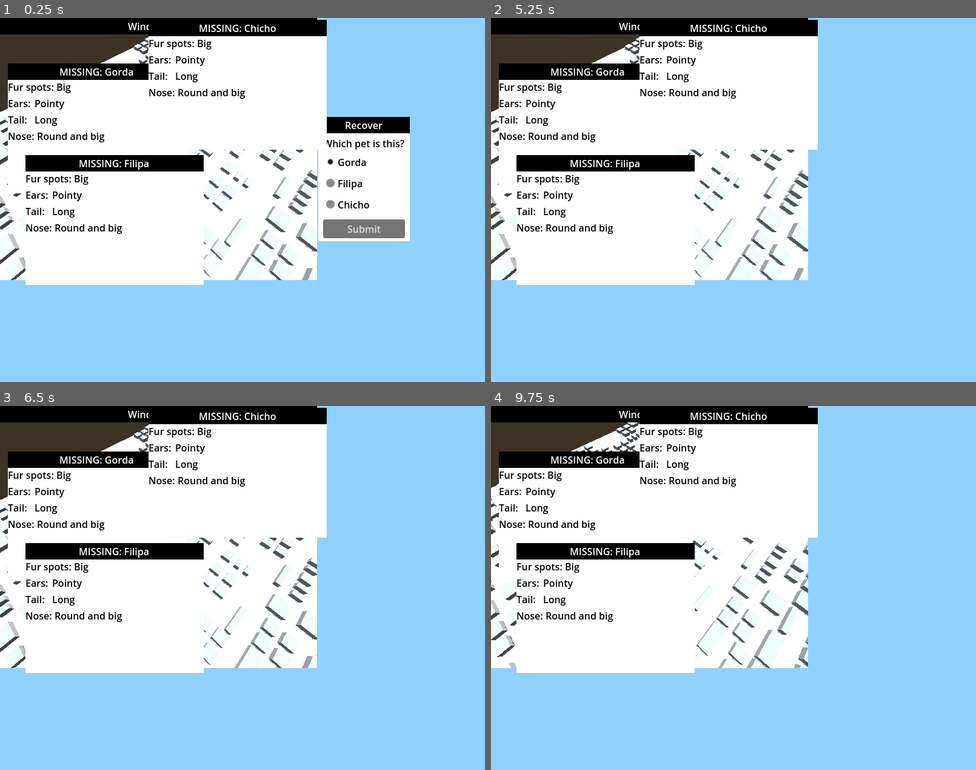
Above: before the commit, frames 1-4 (two rows, left to right).
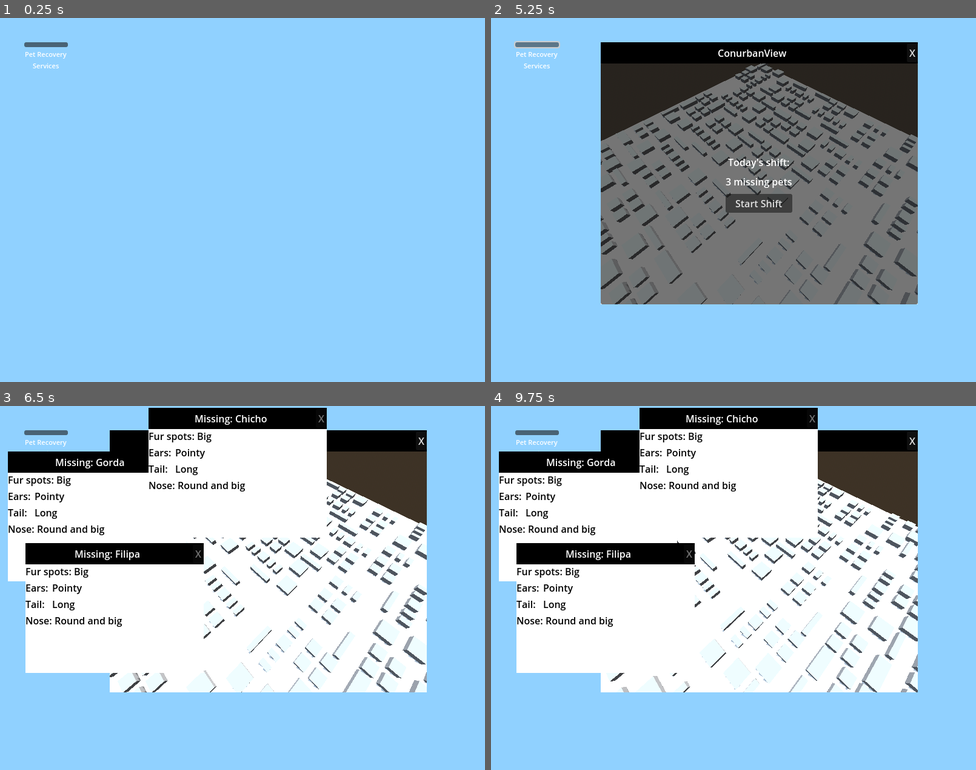
Above: after the commit, the same moments.

Repository: cc-dan/prs
Game: Godot game, scene res://scenes/desktop.tscn
Two runs of this game, one before a commit and one after it. Both use one fixed random seed, a clock stepped at 60 frames per second and the inputs below.
Inputs (mouse positions are in pixels of both pictures, inside the frame that each line leads up to):
- Up to frame 1 (0.25 s): no input
- Up to frame 2 (5.25 s): click (539, 43) at 0.52 s; click (912, 54) at 1.25 s, where only the run after the commit has a clickable "X"; click (854, 163) at 2 s, where only the run before the commit has a clickable "Gorda"; click (854, 181) at 2.75 s, where only the run before the commit has a clickable "Filipa"; click (854, 203) at 3.5 s, where only the run before the commit has a clickable "Chicho"; click (854, 229) at 4.25 s, where only the run before the commit has a clickable "Submit"; click (539, 43) at 5.02 s
- Up to frame 3 (6.5 s): click (266, 591) at 5.75 s, where only the run after the commit has a clickable "Start Shift"
- Up to frame 4 (9.75 s): click (539, 431) at 6.52 s; tap Enter at 7.25, 8.75 s; move the mouse to (840, 569) at 7.27 s; click (840, 569) at 7.42 s; tap Space at 8, 9.5 s; drag from (636, 606) to (709, 660) at 8.02 s; move the mouse to (782, 507) at 8.77 s; click (782, 507) at 8.92 s; drag from (709, 660) to (588, 533) at 9.52 s

The runs differ from the first frame. In frame 1, 55% of the frame differs, in the area x 0-85%, y 0-74%; in frame 2, 66%, in the area x 0-88%, y 0-79%; in frame 3, 30%; in frame 4, 30%.

Commit message:
Ventanas de pueden cerrar, lógica de gameplay loop inicial, íconos de escritorio

Diff:
--- a/scenes/desktop.tscn
+++ b/scenes/desktop.tscn
@@ -1,7 +1,8 @@
-[gd_scene load_steps=4 format=3 uid="uid://brix0jw77qnpr"]
+[gd_scene load_steps=5 format=3 uid="uid://brix0jw77qnpr"]
 
 [ext_resource type="Script" uid="uid://dl8jk7ycf4dcs" path="res://scripts/desktop.gd" id="1_81rff"]
 [ext_resource type="PackedScene" uid="uid://xgji17ywxot7" path="res://scenes/window/window_recovery.tscn" id="2_7gre8"]
+[ext_resource type="Texture2D" uid="uid://3ovlcv87urfh" path="res://scenes/images/saul.png" id="4_dcrhm"]
 [ext_resource type="PackedScene" uid="uid://bdjxhb4yyqceu" path="res://scenes/window/window_world_view.tscn" id="4_ox5hf"]
 
 [node name="Desktop" type="Node2D"]
@@ -12,6 +13,37 @@
 offset_bottom = 600.0
 color = Color(0.564706, 0.819608, 1, 1)
 
+[node name="Icon" type="Control" parent="."]
+layout_mode = 3
+anchors_preset = 15
+anchor_right = 1.0
+anchor_bottom = 1.0
+offset_left = 40.0
+offset_top = 40.0
+offset_right = 40.0
+offset_bottom = 40.0
+grow_horizontal = 2
+grow_vertical = 2
+
+[node name="VBoxContainer" type="VBoxContainer" parent="Icon"]
+layout_mode = 0
+offset_right = 72.0
+offset_bottom = 151.0
+
+[node name="Button" type="Button" parent="Icon/VBoxContainer"]
+unique_name_in_owner = true
+layout_mode = 2
+icon = ExtResource("4_dcrhm")
+
+[node name="Label" type="Label" parent="Icon/VBoxContainer"]
+unique_name_in_owner = true
+custom_minimum_size = Vector2(32, 0)
+layout_mode = 2
+theme_override_font_sizes/font_size = 11
+text = "Pet Recovery Services"
+horizontal_alignment = 1
+autowrap_mode = 2
+
 [node name="Main" type="Control" parent="."]
 layout_mode = 3
 anchors_preset = 0
@@ -19,8 +51,16 @@
 offset_bottom = 40.0
 
 [node name="WorldViewWindow" parent="Main" instance=ExtResource("4_ox5hf")]
+unique_name_in_owner = true
+visible = false
+layout_mode = 0
+offset_left = 181.0
+offset_top = 40.0
+offset_right = 704.0
+offset_bottom = 472.0
 
 [node name="Secondary" type="Control" parent="."]
+visible = false
 layout_mode = 3
 anchors_preset = 0
 offset_right = 40.0
@@ -28,7 +68,12 @@
 
 [node name="RecoveryWindow" parent="Secondary" instance=ExtResource("2_7gre8")]
 unique_name_in_owner = true
+visible = false
+layout_mode = 0
 offset_left = 525.0
 offset_top = 163.0
 offset_right = 676.0
 offset_bottom = 347.0
+
+[connection signal="pressed" from="Icon/VBoxContainer/Button" to="." method="_on_world_view_icon_pressed"]
+[connection signal="game_started" from="Main/WorldViewWindow" to="." method="_on_world_view_window_game_started"]
--- a/scenes/window/window.tscn
+++ b/scenes/window/window.tscn
@@ -26,10 +26,21 @@
 theme_override_constants/margin_top = 2
 theme_override_constants/margin_bottom = 2
 
-[node name="Title" type="Label" parent="HBoxContainer/TitleBar/MarginContainer"]
+[node name="HBoxContainer" type="HBoxContainer" parent="HBoxContainer/TitleBar/MarginContainer"]
+layout_direction = 2
 layout_mode = 2
-size_flags_horizontal = 4
+
+[node name="Title" type="Label" parent="HBoxContainer/TitleBar/MarginContainer/HBoxContainer"]
+unique_name_in_owner = true
+layout_mode = 2
+size_flags_horizontal = 6
 text = "Window Title"
+
+[node name="CloseButton" type="Button" parent="HBoxContainer/TitleBar/MarginContainer/HBoxContainer"]
+unique_name_in_owner = true
+layout_mode = 2
+size_flags_horizontal = 8
+text = "X"
 
 [node name="Body" type="PanelContainer" parent="HBoxContainer"]
 layout_mode = 2
@@ -37,3 +48,4 @@
 theme_override_styles/panel = SubResource("StyleBoxFlat_oya5r")
 
 [connection signal="gui_input" from="HBoxContainer/TitleBar" to="." method="_on_title_bar_gui_input"]
+[connection signal="pressed" from="HBoxContainer/TitleBar/MarginContainer/HBoxContainer/CloseButton" to="." method="_on_close_pressed"]
--- a/scenes/window/window_missing_dog.tscn
+++ b/scenes/window/window_missing_dog.tscn
@@ -8,8 +8,11 @@
 offset_bottom = 214.0
 script = ExtResource("2_3foo6")
 
-[node name="Title" parent="HBoxContainer/TitleBar/MarginContainer" index="0"]
-text = "MISSING: "
+[node name="Title" parent="HBoxContainer/TitleBar/MarginContainer/HBoxContainer" index="0"]
+text = "Missing: "
+
+[node name="CloseButton" parent="HBoxContainer/TitleBar/MarginContainer/HBoxContainer" index="1"]
+disabled = true
 
 [node name="VBoxContainer" type="VBoxContainer" parent="HBoxContainer/Body" index="0"]
 layout_mode = 2
--- a/scenes/window/window_world_view.tscn
+++ b/scenes/window/window_world_view.tscn
@@ -1,11 +1,16 @@
-[gd_scene load_steps=3 format=3 uid="uid://bdjxhb4yyqceu"]
+[gd_scene load_steps=4 format=3 uid="uid://bdjxhb4yyqceu"]
 
 [ext_resource type="PackedScene" uid="uid://bp2r16k545otu" path="res://scenes/window/window.tscn" id="1_pgph7"]
 [ext_resource type="PackedScene" uid="uid://urskd6n21151" path="res://scenes/world.tscn" id="2_ht4pq"]
+[ext_resource type="Script" uid="uid://odf8l0pmgwdv" path="res://scripts/window_world_view.gd" id="2_mp5p1"]
 
 [node name="Window" instance=ExtResource("1_pgph7")]
 offset_right = 523.0
 offset_bottom = 432.0
+script = ExtResource("2_mp5p1")
+
+[node name="Title" parent="HBoxContainer/TitleBar/MarginContainer/HBoxContainer" index="0"]
+text = "ConurbanView"
 
 [node name="SubViewportContainer" type="SubViewportContainer" parent="HBoxContainer/Body" index="0"]
 layout_mode = 2
@@ -13,7 +18,40 @@
 
 [node name="SubViewport" type="SubViewport" parent="HBoxContainer/Body/SubViewportContainer" index="0"]
 handle_input_locally = false
-size = Vector2i(523, 405)
+size = Vector2i(523, 397)
 render_target_update_mode = 4
 
 [node name="world" parent="HBoxContainer/Body/SubViewportContainer/SubViewport" index="0" instance=ExtResource("2_ht4pq")]
+
+[node name="StartScreen" type="PanelContainer" parent="HBoxContainer/Body" index="1"]
+unique_name_in_owner = true
+layout_mode = 2
+
+[node name="CenterContainer" type="CenterContainer" parent="HBoxContainer/Body/StartScreen" index="0"]
+layout_mode = 2
+
+[node name="VBoxContainer" type="VBoxContainer" parent="HBoxContainer/Body/StartScreen/CenterContainer" index="0"]
+layout_mode = 2
+
+[node name="Label" type="Label" parent="HBoxContainer/Body/StartScreen/CenterContainer/VBoxContainer" index="0"]
+layout_mode = 2
+text = "Today's shift:"
+horizontal_alignment = 1
+
+[node name="MarginContainer" type="MarginContainer" parent="HBoxContainer/Body/StartScreen/CenterContainer/VBoxContainer" index="1"]
+layout_mode = 2
+theme_override_constants/margin_top = 5
+theme_override_constants/margin_bottom = 5
+
+[node name="PetsCounter" type="Label" parent="HBoxContainer/Body/StartScreen/CenterContainer/VBoxContainer/MarginContainer" index="0"]
+unique_name_in_owner = true
+layout_mode = 2
+text = "X missing pets"
+horizontal_alignment = 1
+
+[node name="StartButton" type="Button" parent="HBoxContainer/Body/StartScreen/CenterContainer/VBoxContainer" index="2"]
+unique_name_in_owner = true
+layout_mode = 2
+text = "Start Shift"
+
+[connection signal="pressed" from="HBoxContainer/Body/StartScreen/CenterContainer/VBoxContainer/StartButton" to="." method="_on_start_button_pressed"]
--- a/scripts/desktop.gd
+++ b/scripts/desktop.gd
@@ -27,12 +27,12 @@
 	])
 
 func start_game(objectives: Array) -> void:
-	#%RecoveryWindow.visible = false
 	var pet_names: Array
 	for pet in objectives:
 		pet_names.append(pet["id"])
 		popup_quest(pet)
 	%RecoveryWindow.init(pet_names)
+	%WorldViewWindow.init(len(pet_names))
 
 func popup_quest(pet_info: Dictionary) -> void:
 	var window: Control = missing_dog_window.instantiate()
@@ -40,3 +40,11 @@
 	var canvas: Vector2 = DisplayServer.window_get_size()
 	window.set_position(Vector2(randi_range(0, canvas.x / 2), randi_range(0, canvas.y / 2)))
 	$Secondary.add_child(window)
+
+
+func _on_world_view_icon_pressed() -> void:
+	%WorldViewWindow.visible = true
+
+
+func _on_world_view_window_game_started() -> void:
+	$Secondary.visible = true # Popups de mascotas perdidas
--- a/scripts/missing_dog_window.gd
+++ b/scripts/missing_dog_window.gd
@@ -3,7 +3,7 @@
 var pet_structure = preload("res://scripts/pet_structure.gd")
 
 func init(pet_info: Dictionary):
-	$HBoxContainer/TitleBar/MarginContainer/Title.text += pet_info["id"]
+	%Title.text += pet_info["id"]
 	%SpotsInfo.text = pet_structure.describe(pet_info["hair_spots"])
 	%EarsInfo.text = pet_structure.describe(pet_info["ears"])
 	%NoseInfo.text = pet_structure.describe(pet_info["nose"])
--- a/scripts/window.gd
+++ b/scripts/window.gd
@@ -15,3 +15,6 @@
 			cursor_offset = null
 	if event is InputEventMouseMotion and cursor_offset:
 		global_position = get_global_mouse_position() - cursor_offset
+
+func _on_close_pressed() -> void:
+	close()
--- /dev/null
+++ b/scripts/window_world_view.gd
@@ -0,0 +1,14 @@
+extends "res://scripts/window.gd"
+
+signal game_started
+
+func init(npets: int) -> void:
+	%PetsCounter.text = str(npets) + " missing pets"
+
+func close() -> void:
+	visible = false
+
+
+func _on_start_button_pressed() -> void:
+	%StartScreen.visible = false
+	game_started.emit()
